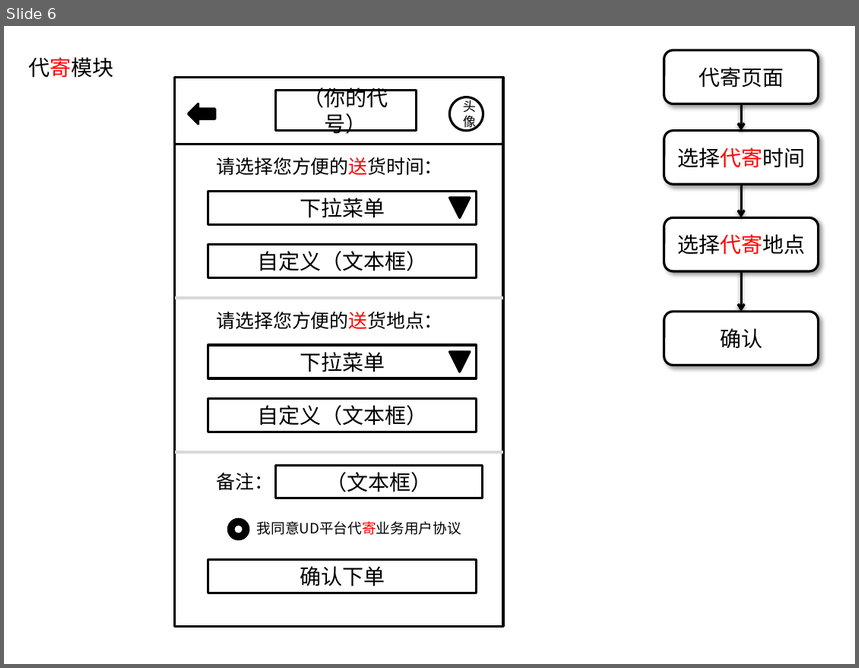
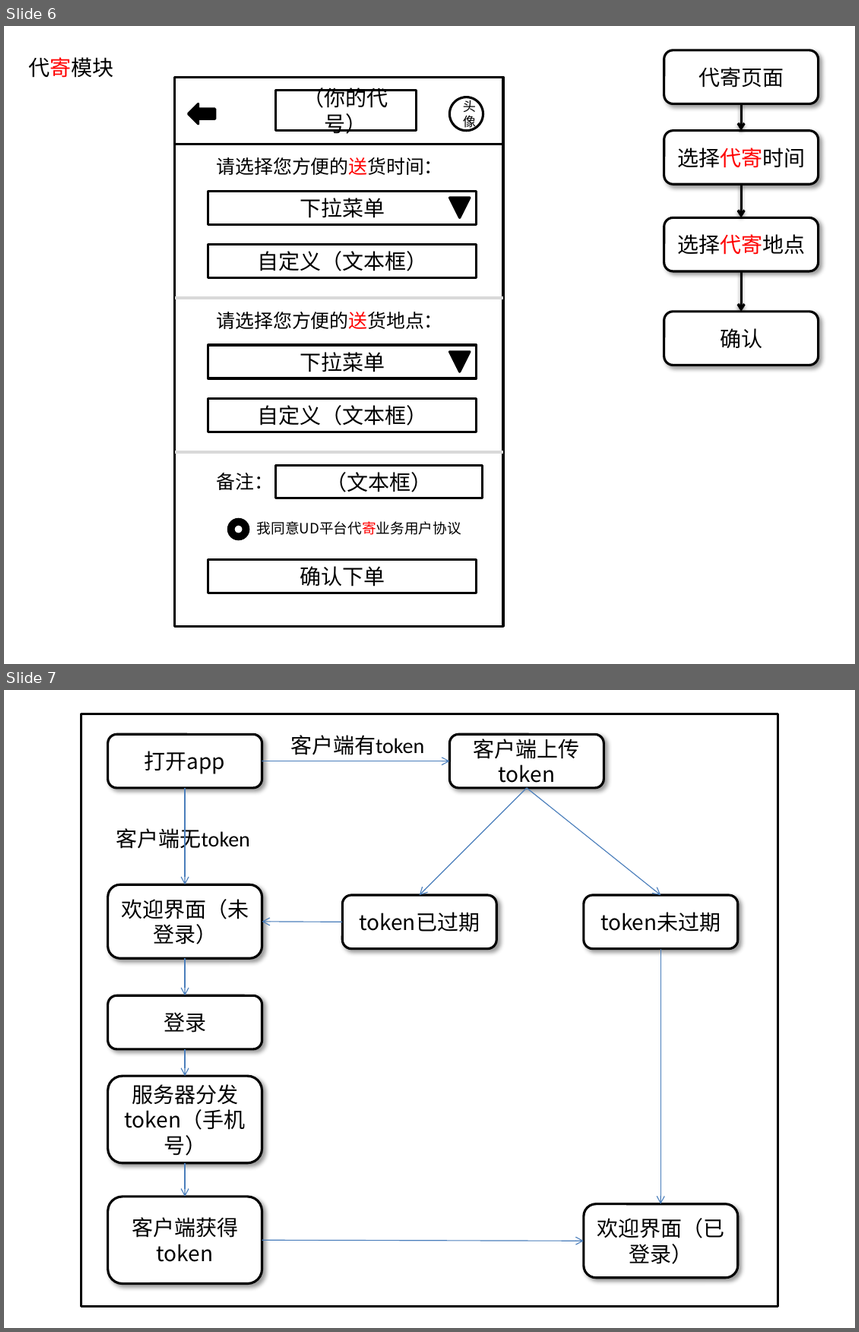
Before and after one commit to Gloria-zzy/UD-development-documents, a slide deck: App流程图和界面.pptx. Shown one above the other, each under a label of ours: slide 6 before the commit, slides 6 and 7 after it. The pictures are 859x668 and 859x1332 pixels, drawn with LibreOffice and Linux fonts; fonts in the diff are those of the drawing. Boxes give left, top, right and bottom in pixels: in the first picture for what was removed or moved away, otherwise in the second. Text is boxed around its words. In the diff, an @@ line names an element or a change of style, - is before the commit and + after.

```diff
--- a/App流程图和界面.pptx
+++ b/App流程图和界面.pptx
@@ slide 7 added at bbox=[4, 690, 855, 1328], background #FFFFFF @@
@@ rectangle added at bbox=[82, 714, 778, 1307], outline #000000 2 pt @@
@@ rounded rectangle added at bbox=[108, 734, 262, 788], fill #FFFFFF, outline #000000 2 pt, 18 pt, text #000000 @@
+打开app
@@ text added at bbox=[291, 735, 424, 755], 18 pt, text #000000 @@
+客户端有token
@@ rounded rectangle added at bbox=[450, 734, 604, 788], fill #FFFFFF, outline #000000 2 pt, 18 pt, text #000000 @@
+客户端上传token
@@ arrow added from (262, 761) to (450, 761), #4B7EBC 0.75 pt @@
@@ arrow added from (186, 788) to (186, 885), #4B7EBC 0.75 pt @@
@@ arrow added from (527, 788) to (420, 895), #4B7EBC 0.75 pt @@
@@ arrow added from (527, 788) to (661, 895), #4B7EBC 0.75 pt @@
@@ text added at bbox=[116, 825, 250, 853], 18 pt, text #000000 @@
+客户端无token
@@ rounded rectangle added at bbox=[108, 885, 262, 959], fill #FFFFFF, outline #000000 2 pt, 18 pt, text #000000 @@
+欢迎界面（未登录）
@@ rounded rectangle added at bbox=[343, 895, 496, 948], fill #FFFFFF, outline #000000 2 pt, 18 pt, text #000000 @@
+token已过期
@@ rounded rectangle added at bbox=[584, 895, 737, 948], fill #FFFFFF, outline #000000 2 pt, 18 pt, text #000000 @@
+token未过期
@@ arrow added from (343, 923) to (262, 922), #4B7EBC 0.75 pt @@
@@ arrow added from (186, 958) to (186, 996), #4B7EBC 0.75 pt @@
@@ arrow added from (661, 948) to (661, 1204), #4B7EBC 0.75 pt @@
@@ rounded rectangle added at bbox=[108, 996, 262, 1049], fill #FFFFFF, outline #000000 2 pt, 18 pt, text #000000 @@
+登录
@@ arrow added from (186, 1049) to (186, 1076), #4B7EBC 0.75 pt @@
@@ rounded rectangle added at bbox=[108, 1076, 262, 1163], fill #FFFFFF, outline #000000 2 pt, 18 pt, text #000000 @@
+服务器分发token（手机号）
@@ arrow added from (186, 1163) to (186, 1196), #4B7EBC 0.75 pt @@
@@ rounded rectangle added at bbox=[108, 1196, 262, 1284], fill #FFFFFF, outline #000000 2 pt, 18 pt, text #000000 @@
+客户端获得token
@@ rounded rectangle added at bbox=[584, 1204, 737, 1278], fill #FFFFFF, outline #000000 2 pt, 18 pt, text #000000 @@
+欢迎界面（已登录）
@@ arrow added from (262, 1241) to (584, 1242), #4B7EBC 0.75 pt @@
```
Also in this commit, not shown: 1 slide changed, 2 other slides added, 1 other file.
